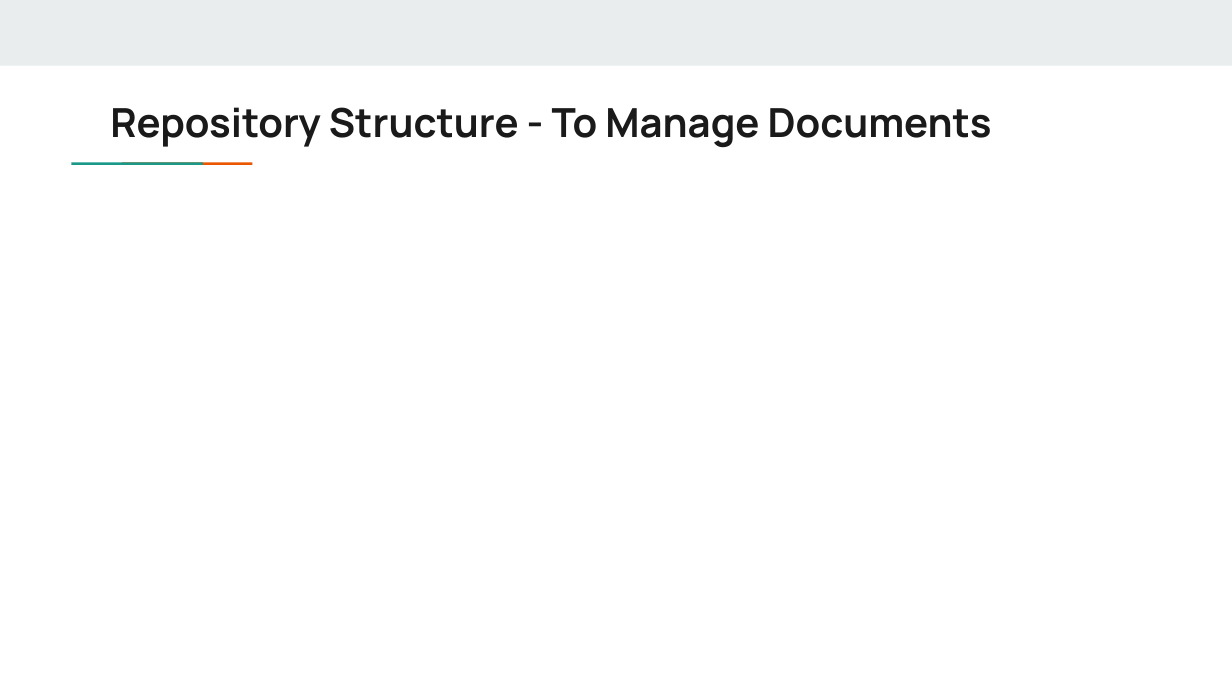
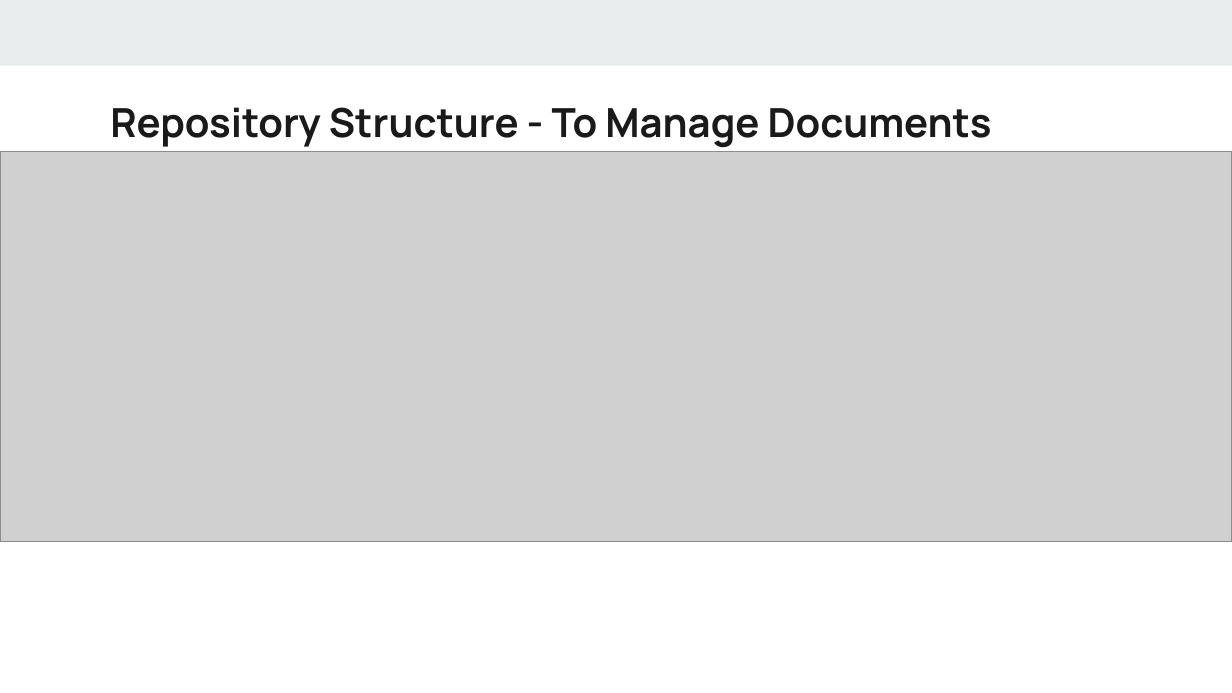
Before and after one commit to deshmukh06/CS-691-Project, a slide deck: slide 4 of Release 1 (I1 & I2)/R1.I1 Final Deliverables/11. Github slides & code sample.pptx (slide 5 before the commit). Drawn at 1232x693 pixels with LibreOffice and Linux fonts; fonts in the diff are those of the drawing; grey boxes stand for pictures. Boxes give left, top, right and bottom in pixels: in the first picture for what was removed or moved away, otherwise in the second. Text is boxed around its words. In the diff, an @@ line names an element or a change of style, - is before the commit and + after.

```diff
--- a/Release 1 (I1 & I2)/R1.I1 Final Deliverables/11. Github slides & code sample.pptx
+++ b/Release 1 (I1 & I2)/R1.I1 Final Deliverables/11. Github slides & code sample.pptx
@@ picture added at (0,152,1232,542) @@
@@ rectangle removed at (112,160,163,166) @@
@@ rectangle removed at (161,160,212,166) @@
```
Also in this commit, not shown: 1 other slide changed, 1 slide removed.
